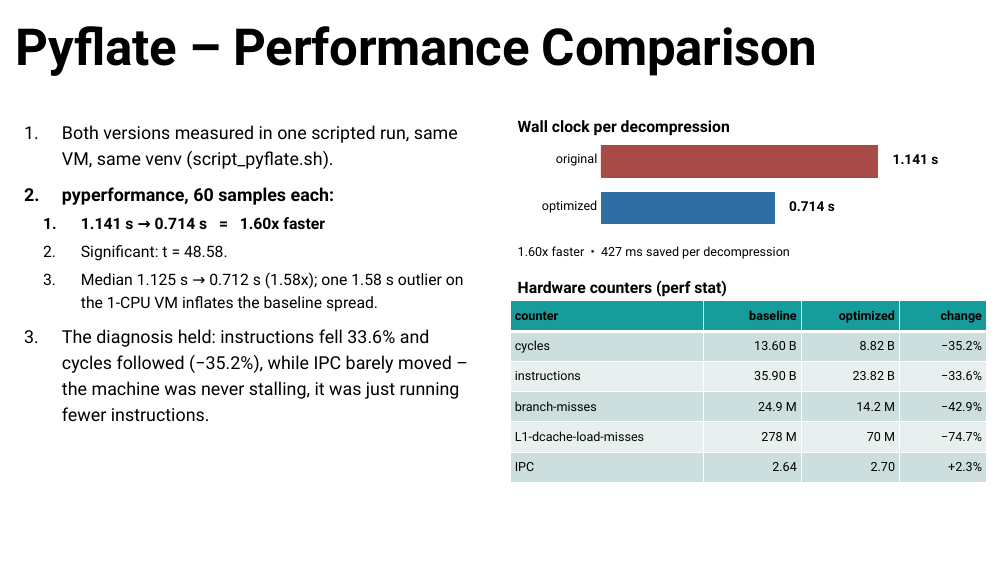
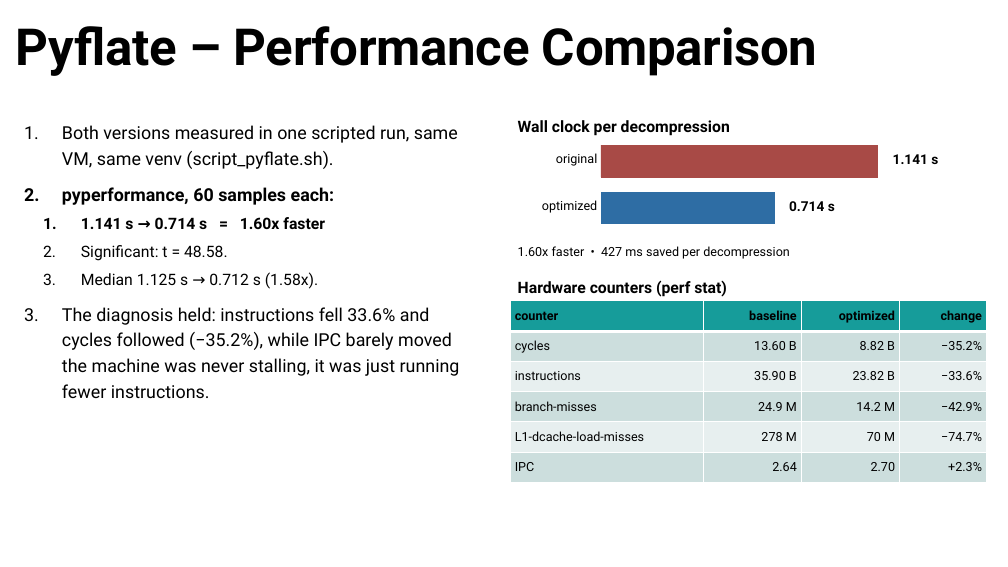
Before and after one commit to oridaniel09/nnproject, a slide deck: slide 29 of FinalPresentation.pptx. Drawn at 1008x567 pixels with LibreOffice and Linux fonts; fonts in the diff are those of the drawing. Boxes give left, top, right and bottom in pixels: in the first picture for what was removed or moved away, otherwise in the second. Text is boxed around its words. In the diff, an @@ line names an element or a change of style, - is before the commit and + after.

Commit message:
add pyflate hardware proposal text

```diff
--- a/FinalPresentation.pptx
+++ b/FinalPresentation.pptx
@@ text at [62, 272, 460, 398]: text changed @@
-  3. Median 1.125 s → 0.712 s (1.58x); one 1.58 s outlier on the 1-CPU VM inflates the baseline spread.
-3. The diagnosis held: instructions fell 33.6% and cycles followed (−35.2%), while IPC barely moved – the machine was never stalling, it was just running fewer instructions.
+  3. Median 1.125 s → 0.712 s (1.58x).
+3. The diagnosis held: instructions fell 33.6% and cycles followed (−35.2%), while IPC barely moved the machine was never stalling, it was just running fewer instructions.
```
Also in this commit, not shown: 4 other slides changed, 1 slide added, 2 other files.
